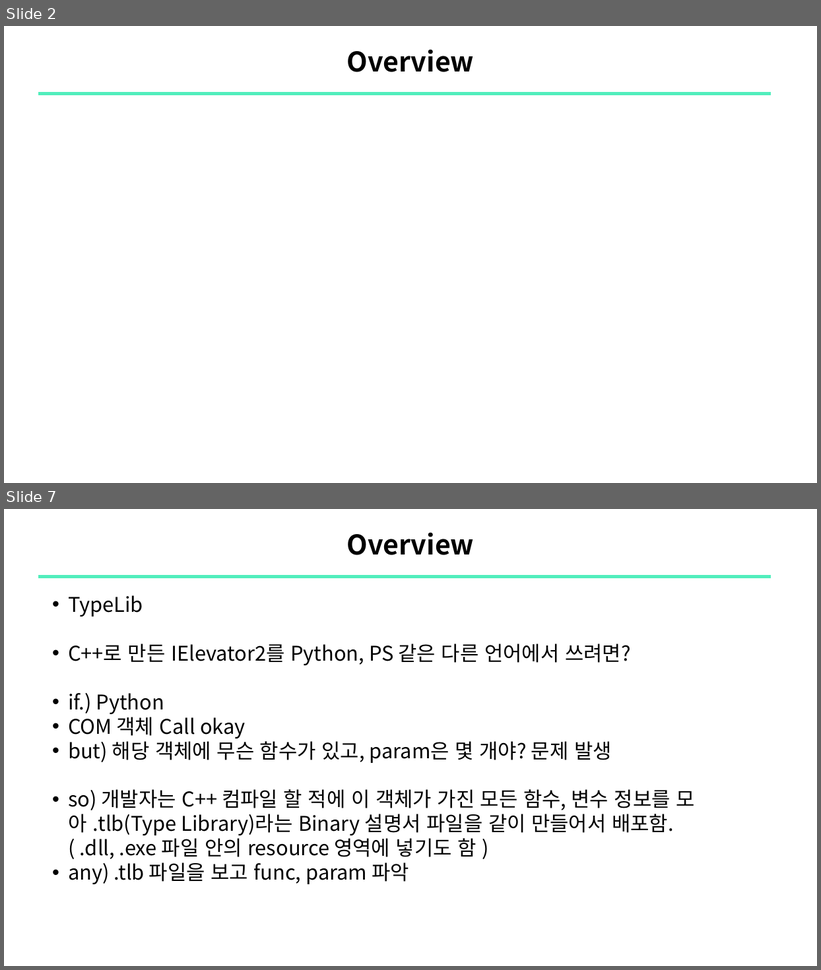
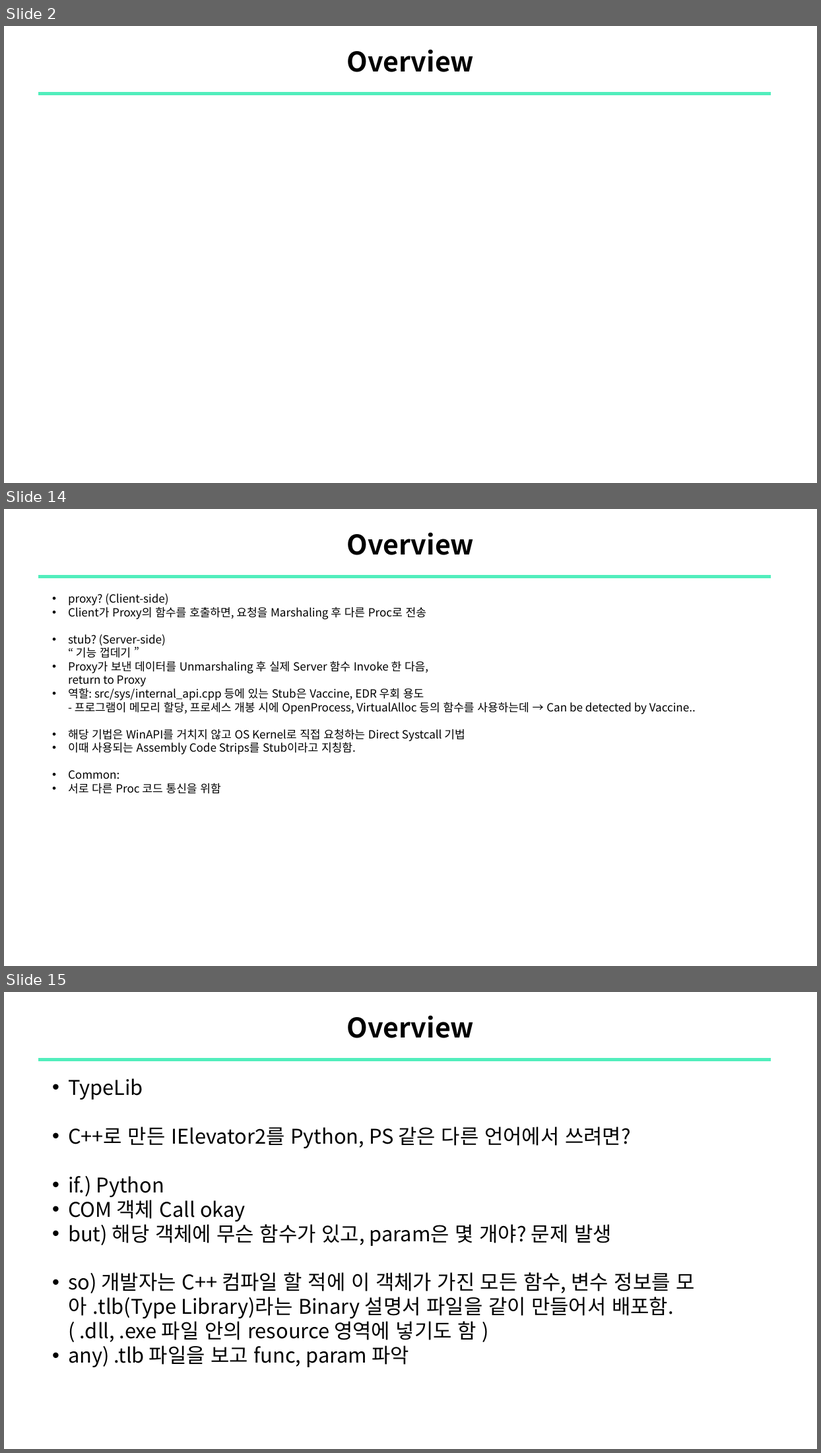
Before and after one commit to sewonpark-sec/SSL-Seminar, a slide deck: 16_COMrade_ABE_Analysis.pptx. Shown one above the other, each under a label of ours: slides 2 and 7 before the commit, slides 2, 14 and 15 after it; the slides between them are not shown. The pictures are 821x970 and 821x1453 pixels, drawn with LibreOffice and Linux fonts; fonts in the diff are those of the drawing. Boxes give left, top, right and bottom in pixels: in the first picture for what was removed or moved away, otherwise in the second. Text is boxed around its words. In the diff, an @@ line names an element or a change of style, - is before the commit and + after.

```diff
--- a/16_COMrade_ABE_Analysis.pptx
+++ b/16_COMrade_ABE_Analysis.pptx
@@ slide 14 added at (4, 509, 817, 966), background #FFFFFF @@
@@ title added at (347, 532, 475, 555), 24 pt, text #000000, bold @@
+Overview
@@ line added from (38, 576) to (772, 576), #51EEBC 3 pt @@
@@ text added at (68, 593, 696, 794), 10 pt, text #000000 @@
+    • proxy? (Client-side)
+    • Client가 Proxy의 함수를 호출하면, 요청을 Marshaling 후 다른 Proc로 전송
+    • stub? (Server-side)
+      “ 기능 껍데기 ”
+    • Proxy가 보낸 데이터를 Unmarshaling 후 실제 Server 함수 Invoke 한 다음,
+      return to Proxy
+    • 역할: src/sys/internal_api.cpp 등에 있는 Stub은 Vaccine, EDR 우회 용도
+      - 프로그램이 메모리 할당, 프로세스 개봉 시에 OpenProcess, VirtualAlloc 등의 함수를 사용하는데 → Can be detected by Vaccine..
+    • 해당 기법은 WinAPI를 거치지 않고 OS Kernel로 직접 요청하는 Direct Systcall 기법
+    • 이때 사용되는 Assembly Code Strips를 Stub이라고 지칭함.
+    • Common:
+    • 서로 다른 Proc 코드 통신을 위함
@@ what was slide 7 is now slide 15 @@
```
Also in this commit, not shown: 4 slides changed, 15 other slides added.
